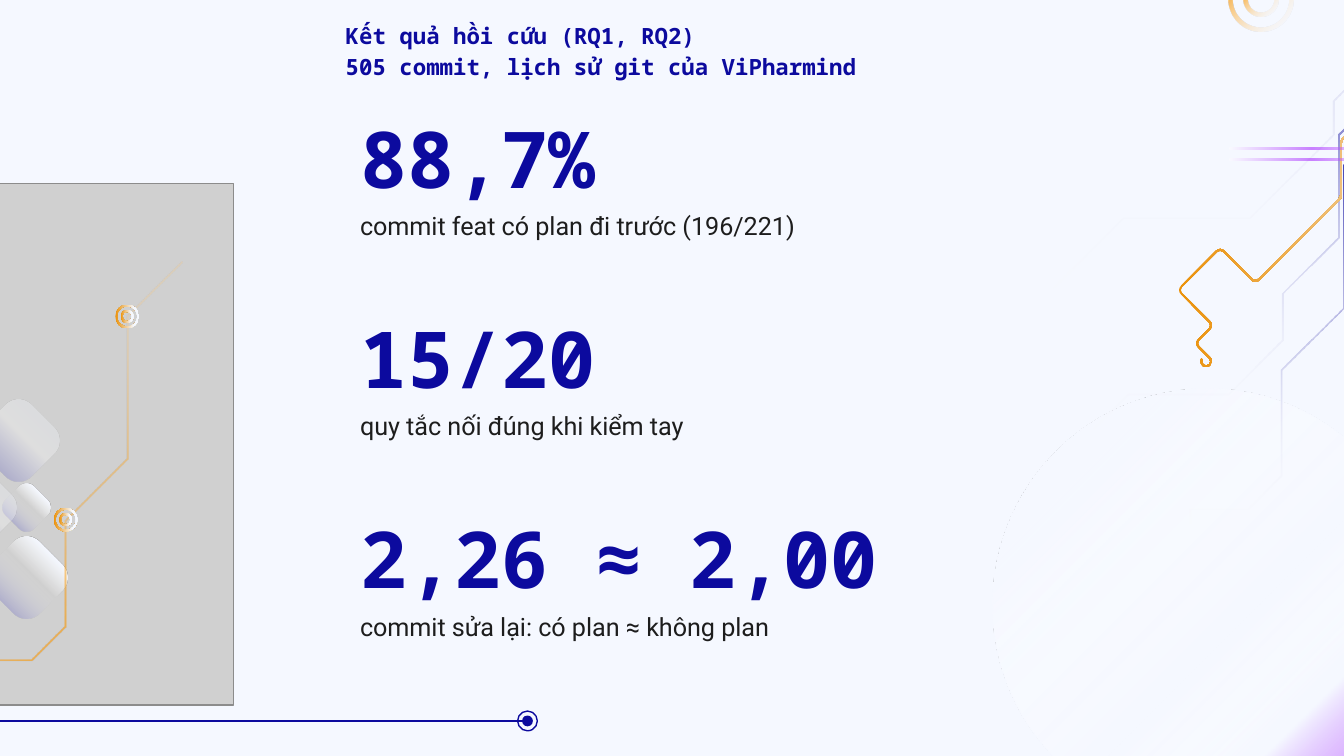
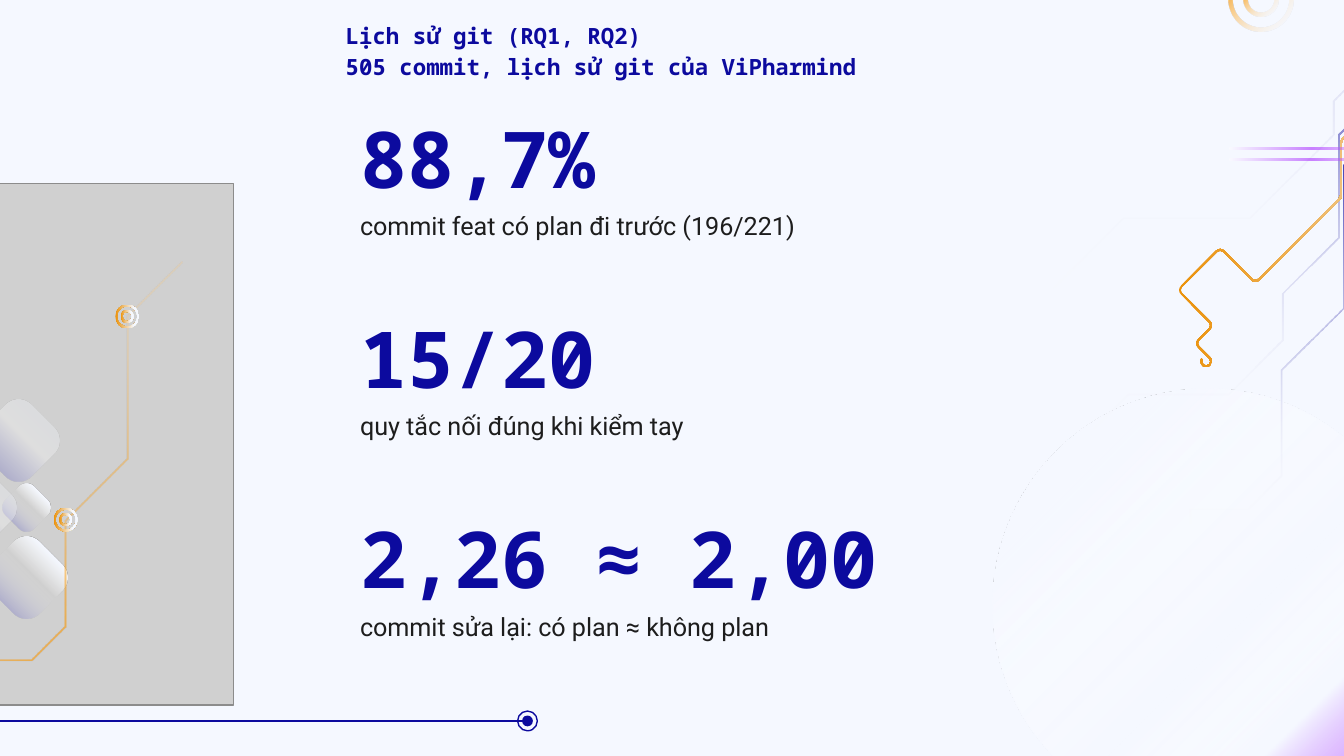
Before and after one commit to doanan293/vipharmind-ai-sdlc-study, a slide deck: slide 8 of docs/presentation/vipharmind-slides.pptx. Drawn at 1344x756 pixels with LibreOffice and Linux fonts; fonts in the diff are those of the drawing; grey boxes stand for pictures. Boxes give left, top, right and bottom in pixels: in the first picture for what was removed or moved away, otherwise in the second. Text is boxed around its words. In the diff, an @@ line names an element or a change of style, - is before the commit and + after.

```diff
--- a/docs/presentation/vipharmind-slides.pptx
+++ b/docs/presentation/vipharmind-slides.pptx
@@ text at <box>346,25,856,81</box>: text changed @@
-Kết quả hồi cứu (RQ1, RQ2)
-505 commit, lịch sử git của ViPharmind
+Lịch sử git (RQ1, RQ2)
+505 commit, lịch sử git của ViPharmind
```
Also in this commit, not shown: 18 other files.
